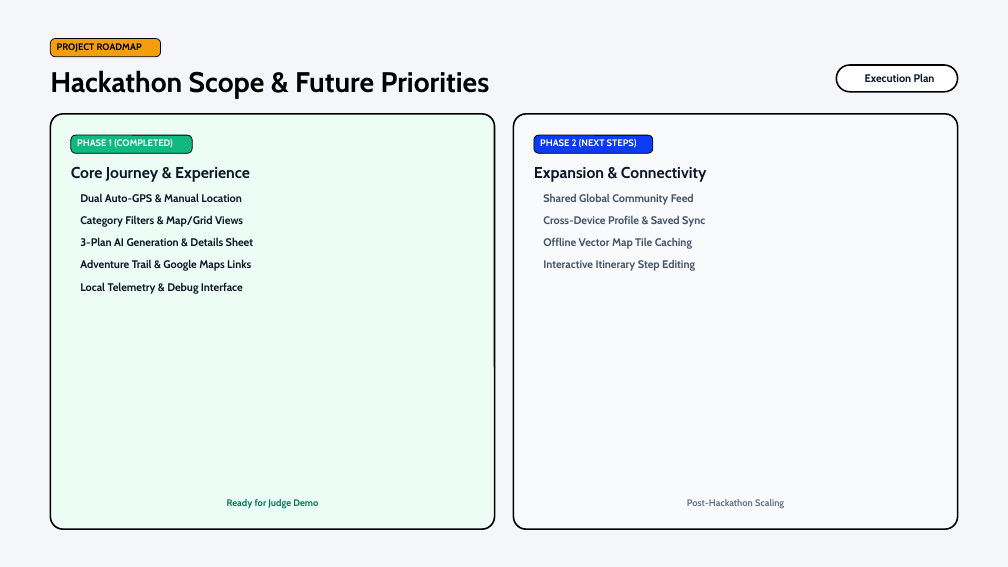
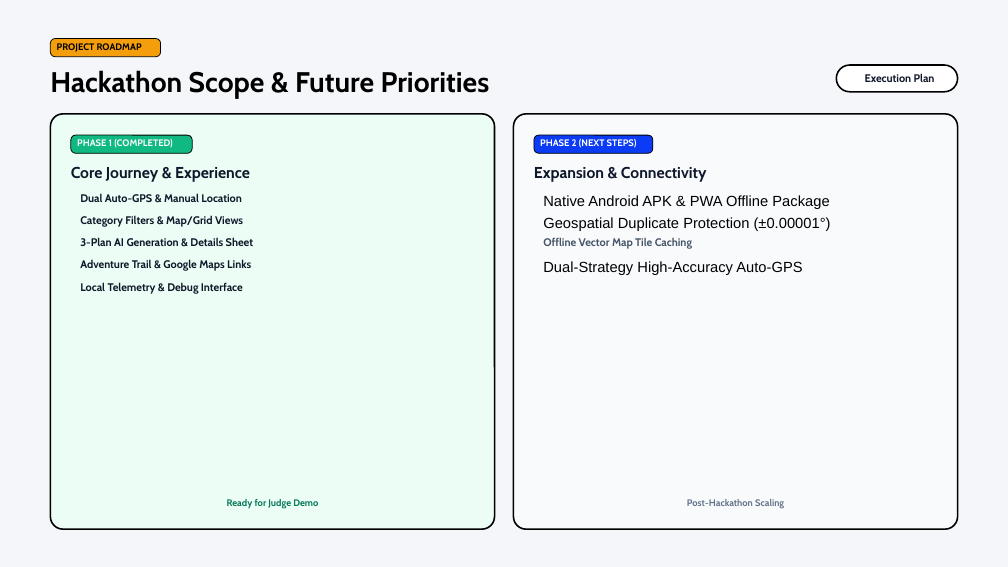
Before and after one commit to FM9447/Spot-Undoo, a slide deck: slide 9 of presentation/Spot-Undoo_Presentation.pptx. Drawn at 1008x567 pixels with LibreOffice and Linux fonts; fonts in the diff are those of the drawing; background and template pictures are left out. Boxes give left, top, right and bottom in pixels: in the first picture for what was removed or moved away, otherwise in the second. Text is boxed around its words. In the diff, an @@ line names an element or a change of style, - is before the commit and + after.

Commit message:
fix(history): dual-persist generated plans to LocalStorage + Atlas & update PPT content

```diff
--- a/presentation/Spot-Undoo_Presentation.pptx
+++ b/presentation/Spot-Undoo_Presentation.pptx
@@ text at box(543, 195, 829, 209): text changed; size 10.5 to 14 pt; font Cabin to Arial; text colour #475569 to #000000; bold off @@
-Shared Global Community Feed
+Native Android APK & PWA Offline Package
@@ text at box(543, 217, 831, 231): text changed; size 10.5 to 14 pt; font Cabin to Arial; text colour #475569 to #000000; bold off @@
-Cross-Device Profile & Saved Sync
+Geospatial Duplicate Protection (±0.00001°)
@@ text at box(543, 261, 802, 275): text changed; size 10.5 to 14 pt; font Cabin to Arial; text colour #475569 to #000000; bold off @@
-Interactive Itinerary Step Editing
+Dual-Strategy High-Accuracy Auto-GPS
```
Also in this commit, not shown: 6 other slides changed, 2 other files.
